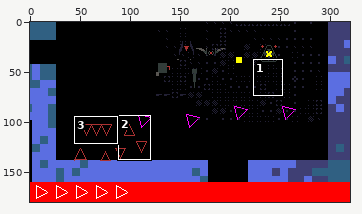
Pixel-art file, stored at rawAssets/enemy mockups.aseprite. Above, an overview of the earlier version with the close-up marked.
Close-up. First the earlier version:
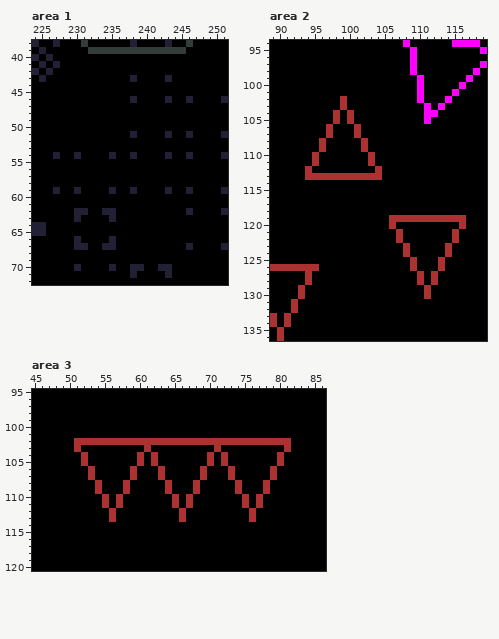
320x180 pixels, 1 frame. Shown: area 1: x 224..251, y 38..72; area 2: x 89..119, y 94..136; area 3: x 45..86, y 95..120.
The result:
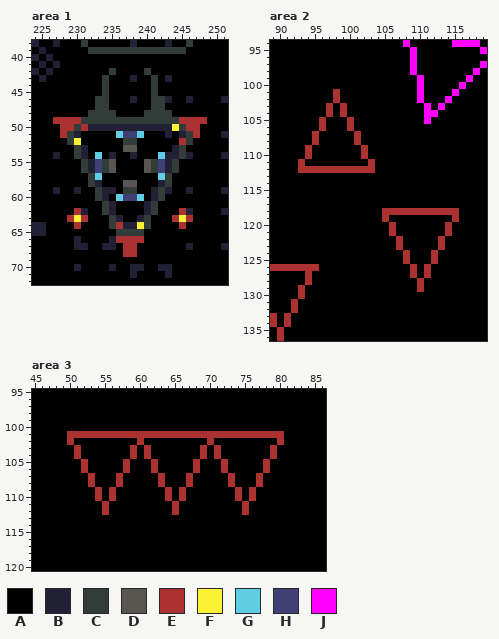
Palette (. is transparent): A #000000  B #222034  C #323c39  D #595652  E #ac3232  F #fbf236  G #5fcde4  H #3f3f74  J #ff00ff
From old to new:
--- area 1, layer "Layer 2"
@@ x 224..251 @@
 41 ABABAAAAAAAAAAAAAAAAAAAAAAAA
-42 BABAAAAAAAAAAAAAAAAAAAAAAAAA
-43 ABAAAAAAAAAAAABAAAABAAAAAAAA
-44 AAAAAAAAAAAAAAAAAAAAAAAAAAAA
-45 AAAAAAAAAAAAAAAAAAAAAAAAAAAA
-46 AAAAAAAAAAAAAABAAAABAABAAAAB
-47 AAAAAAAAAAAAAAAAAAAAAAAAAAAA
-48 AAAAAAAAAAAAAAAAAAAAAAAAAAAA
-49 AAAAAAAAAAAAAAAAAAAAAAAAAAAA
-50 AAAAAAAAAAAAAAAAAAAAAAAAAAAA
-51 AAAAAAAAAAAAAABAAAABAABAAAAB
-52 AAAAAAAAAAAAAAAAAAAAAAAAAAAA
-53 AAAAAAAAAAAAAAAAAAAAAAAAAAAA
-54 AAABAABAAAABAABAAAABAABAAAAB
-55 AAAAAAAAAAAAAAAAAAAAAAAAAAAA
-56 AAAAAAAAAAAAAAAAAAAAAAAAAAAA
-57 AAAAAAAAAAAAAAAAAAAAAAAAAAAA
-58 AAAAAAAAAAAAAAAAAAAAAAAAAAAA
-59 AAABAABAAAABAABAAAABAABAAAAB
-60 AAAAAAAAAAAAAAAAAAAAAAAAAAAA
-61 AAAAAAAAAAAAAAAAAAAAAAAAAAAA
-62 AAAAAABBAABBAAAAAAAAAABAAAAB
-63 AAAAAABAAAABAAAAAAAAAAAAAAAA
-64 BBAAAAAAAAAAAAAAAAAAAAAAAAAA
-65 BBAAAAAAAAAAAAAAAAAAAAAAAAAA
-66 AAAAAABAAAABAAAAAAAAAAAAAAAA
-67 AAAAAABBAABBAAAAAAAAAABAAAAB
-68 AAAAAAAAAAAAAAAAAAAAAAAAAAAA
+42 BABAAAAAAAACAAAACAAAAAAAAAAA
+43 ABAAAAAAAACAAABAACABAAAAAAAA
+44 AAAAAAAAAACAAAAAACAAAAAAAAAA
+45 AAAAAAAAAACAAAAAACAAAAAAAAAA
+46 AAAAAAAAACCAAABAACCBAABAAAAB
+47 AAAAAAAAACCAAAAAACCAAAAAAAAA
+48 AAAAAAAACCCCAAAACCCCAAAAAAAA
+49 AAAEEEECCCCCCCCCCCCCCEEEEAAA
+50 AAAAEECEBBBBBBBBBBBBFCEEAAAA
+51 AAAAECBAAAAAGHHGAAABABCEAAAB
+52 AAAAACFAAAAAACCAAAAAAECAAAAA
+53 AAAAAACBAAAAADDAAAAABCAAAAAA
+54 AAABAACBAGABAABAAAGBBCBAAAAB
+55 AAAAAAACBHCDAAAADCHBCAAAAAAA
+56 AAAAAAACBHCDAAAADCHBCAAAAAAA
+57 AAAAAAAACGAAAAAAAAGCAAAAAAAA
+58 AAAAAAAACBAAADDAAABCAAAAAAAA
+59 AAABAABAACBBACCAABCBAABAAAAB
+60 AAAAAAAAACBAGHHGABCAAAAAAAAA
+61 AAAAAAAAAACBAAAABCAAAAAAAAAA
+62 AAAAAAEBAACBAAAABCAAAEBAAAAB
+63 AAAAAEFEAAACBAABCAAAEFEAAAAA
+64 BBAAAAEAAAACEBBFCAAAAEAAAAAA
+65 BBAAAAAAAAAACCCCAAAAAAAAAAAA
+66 AAAAAABAAAABEEEEAAAAAAAAAAAA
+67 AAAAAABBAABBAEEAAAAAAABAAAAB
+68 AAAAAAAAAAAAAEEAAAAAAAAAAAAA
 69 AAAAAAAAAAAAAAAAAAAAAAAAAAAA
--- area 2, layer "Layer 2"
@@ x 91..106 @@
 100 AAAAAAAAAAAAAAAA
-101 AAAAAAAAAAAAAAAA
-102 AAAAAAAAEAAAAAAA
-103 AAAAAAAAEAAAAAAA
-104 AAAAAAAEAEAAAAAA
-105 AAAAAAAEAEAAAAAA
-106 AAAAAAEAAAEAAAAA
-107 AAAAAAEAAAEAAAAA
-108 AAAAAEAAAAAEAAAA
-109 AAAAAEAAAAAEAAAA
-110 AAAAEAAAAAAAEAAA
-111 AAAAEAAAAAAAEAAA
-112 AAAEAAAAAAAAAEAA
-113 AAAEEEEEEEEEEEAA
+101 AAAAAAAEAAAAAAAA
+102 AAAAAAAEAAAAAAAA
+103 AAAAAAEAEAAAAAAA
+104 AAAAAAEAEAAAAAAA
+105 AAAAAEAAAEAAAAAA
+106 AAAAAEAAAEAAAAAA
+107 AAAAEAAAAAEAAAAA
+108 AAAAEAAAAAEAAAAA
+109 AAAEAAAAAAAEAAAA
+110 AAAEAAAAAAAEAAAA
+111 AAEAAAAAAAAAEAAA
+112 AAEEEEEEEEEEEAAA
+113 AAAAAAAAAAAAAAAA
 114 AAAAAAAAAAAAAAAA
@@ x 103..118 @@
 117 AAAAAAAAAAAAAAAA
-118 AAAAAAAAAAAAAAAA
-119 AAAEEEEEEEEEEEAA
-120 AAAEAAAAAAAAAEAA
-121 AAAAEAAAAAAAEAAA
-122 AAAAEAAAAAAAEAAA
-123 AAAAAEAAAAAEAAAA
-124 AAAAAEAAAAAEAAAA
-125 AAAAAAEAAAEAAAAA
-126 AAAAAAEAAAEAAAAA
-127 AAAAAAAEAEAAAAAA
-128 AAAAAAAEAEAAAAAA
-129 AAAAAAAAEAAAAAAA
-130 AAAAAAAAEAAAAAAA
+118 AAEEEEEEEEEEEAAA
+119 AAEAAAAAAAAAEAAA
+120 AAAEAAAAAAAEAAAA
+121 AAAEAAAAAAAEAAAA
+122 AAAAEAAAAAEAAAAA
+123 AAAAEAAAAAEAAAAA
+124 AAAAAEAAAEAAAAAA
+125 AAAAAEAAAEAAAAAA
+126 AAAAAAEAEAAAAAAA
+127 AAAAAAEAEAAAAAAA
+128 AAAAAAAEAAAAAAAA
+129 AAAAAAAEAAAAAAAA
+130 AAAAAAAAAAAAAAAA
 131 AAAAAAAAAAAAAAAA
--- area 3, layer "Layer 2"
@@ x 45..86 @@
 100 AAAAAAAAAAAAAAAAAAAAAAAAAAAAAAAAAAAAAAAAAA
-101 AAAAAAAAAAAAAAAAAAAAAAAAAAAAAAAAAAAAAAAAAA
-102 AAAAAAEEEEEEEEEEEEEEEEEEEEEEEEEEEEEEEAAAAA
-103 AAAAAAEAAAAAAAAAEAAAAAAAAAEAAAAAAAAAEAAAAA
-104 AAAAAAAEAAAAAAAEAEAAAAAAAEAEAAAAAAAEAAAAAA
-105 AAAAAAAEAAAAAAAEAEAAAAAAAEAEAAAAAAAEAAAAAA
-106 AAAAAAAAEAAAAAEAAAEAAAAAEAAAEAAAAAEAAAAAAA
-107 AAAAAAAAEAAAAAEAAAEAAAAAEAAAEAAAAAEAAAAAAA
-108 AAAAAAAAAEAAAEAAAAAEAAAEAAAAAEAAAEAAAAAAAA
-109 AAAAAAAAAEAAAEAAAAAEAAAEAAAAAEAAAEAAAAAAAA
-110 AAAAAAAAAAEAEAAAAAAAEAEAAAAAAAEAEAAAAAAAAA
-111 AAAAAAAAAAEAEAAAAAAAEAEAAAAAAAEAEAAAAAAAAA
-112 AAAAAAAAAAAEAAAAAAAAAEAAAAAAAAAEAAAAAAAAAA
-113 AAAAAAAAAAAEAAAAAAAAAEAAAAAAAAAEAAAAAAAAAA
+101 AAAAAEEEEEEEEEEEEEEEEEEEEEEEEEEEEEEEAAAAAA
+102 AAAAAEAAAAAAAAAEAAAAAAAAAEAAAAAAAAAEAAAAAA
+103 AAAAAAEAAAAAAAEAEAAAAAAAEAEAAAAAAAEAAAAAAA
+104 AAAAAAEAAAAAAAEAEAAAAAAAEAEAAAAAAAEAAAAAAA
+105 AAAAAAAEAAAAAEAAAEAAAAAEAAAEAAAAAEAAAAAAAA
+106 AAAAAAAEAAAAAEAAAEAAAAAEAAAEAAAAAEAAAAAAAA
+107 AAAAAAAAEAAAEAAAAAEAAAEAAAAAEAAAEAAAAAAAAA
+108 AAAAAAAAEAAAEAAAAAEAAAEAAAAAEAAAEAAAAAAAAA
+109 AAAAAAAAAEAEAAAAAAAEAEAAAAAAAEAEAAAAAAAAAA
+110 AAAAAAAAAEAEAAAAAAAEAEAAAAAAAEAEAAAAAAAAAA
+111 AAAAAAAAAAEAAAAAAAAAEAAAAAAAAAEAAAAAAAAAAA
+112 AAAAAAAAAAEAAAAAAAAAEAAAAAAAAAEAAAAAAAAAAA
+113 AAAAAAAAAAAAAAAAAAAAAAAAAAAAAAAAAAAAAAAAAA
 114 AAAAAAAAAAAAAAAAAAAAAAAAAAAAAAAAAAAAAAAAAA
